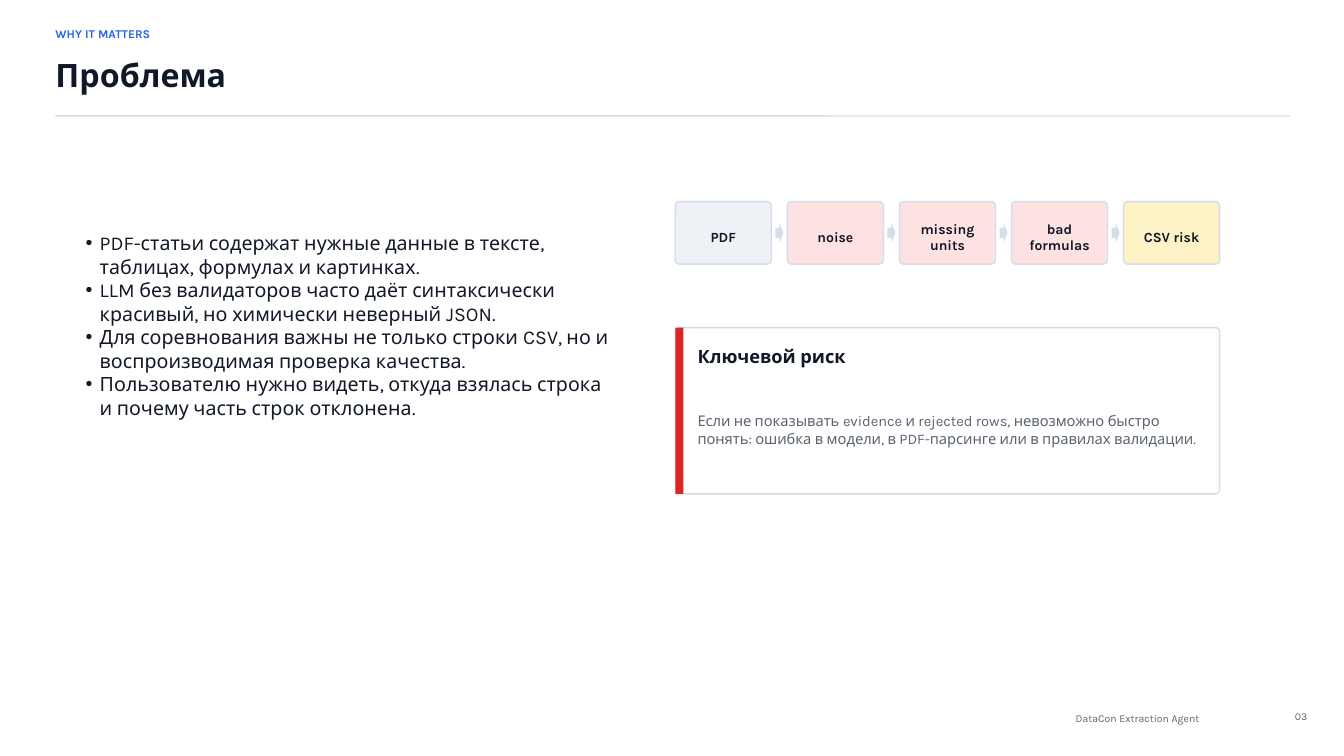
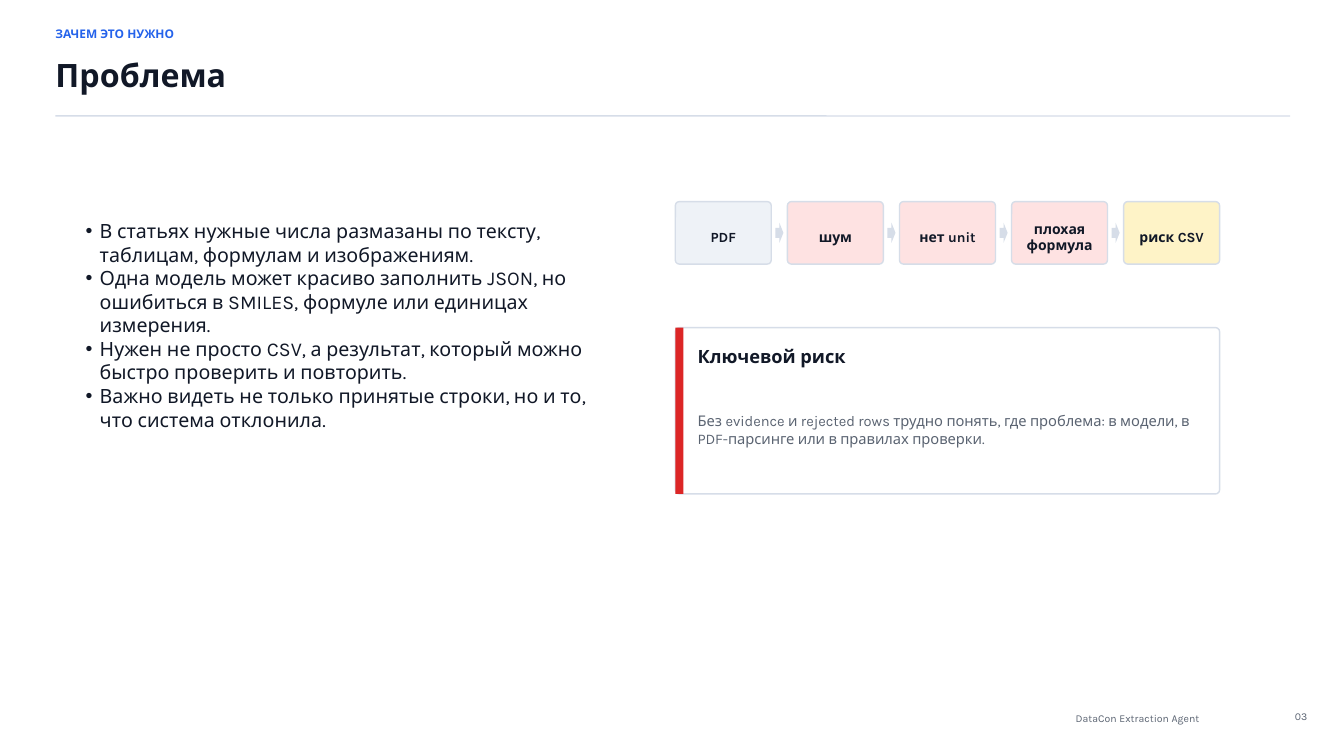
Before and after one commit to Aillight/DATACON-Million-miles-of-SMILES, a slide deck: slide 3 of presentation/DataCon_Extraction_Agent_Presentation.pptx. Drawn at 1344x756 pixels with LibreOffice and Linux fonts; fonts in the diff are those of the drawing. Boxes give left, top, right and bottom in pixels: in the first picture for what was removed or moved away, otherwise in the second. Text is boxed around its words. In the diff, an @@ line names an element or a change of style, - is before the commit and + after.

```diff
--- a/presentation/DataCon_Extraction_Agent_Presentation.pptx
+++ b/presentation/DataCon_Extraction_Agent_Presentation.pptx
@@ text at bbox=[55, 29, 174, 38]: text changed @@
-WHY IT MATTERS
+ЗАЧЕМ ЭТО НУЖНО
@@ text at bbox=[100, 224, 582, 428]: text changed @@
-• PDF-статьи содержат нужные данные в тексте, таблицах, формулах и картинках.
-• LLM без валидаторов часто даёт синтаксически красивый, но химически неверный JSON.
-• Для соревнования важны не только строки CSV, но и воспроизводимая проверка качества.
-• Пользователю нужно видеть, откуда взялась строка и почему часть строк отклонена.
+• В статьях нужные числа размазаны по тексту, таблицам, формулам и изображениям.
+• Одна модель может красиво заполнить JSON, но ошибиться в SMILES, формуле или единицах измерения.
+• Нужен не просто CSV, а результат, который можно быстро проверить и повторить.
+• Важно видеть не только принятые строки, но и то, что система отклонила.
@@ text at bbox=[819, 234, 852, 246]: text changed @@
-noise
+шум
@@ text at bbox=[919, 232, 976, 242]: text changed @@
-missing units
+нет unit
@@ text at bbox=[1027, 226, 1093, 254]: text changed @@
-bad formulas
+плохая формула
@@ text at bbox=[1139, 232, 1204, 246]: text changed @@
-CSV risk
+риск CSV
@@ text at bbox=[698, 415, 1189, 448]: text changed @@
-Если не показывать evidence и rejected rows, невозможно быстро понять: ошибка в модели, в PDF-парсинге или в правилах валидации.
+Без evidence и rejected rows трудно понять, где проблема: в модели, в PDF-парсинге или в правилах проверки.
```
Also in this commit, not shown: 19 other slides changed, 1 other file.
